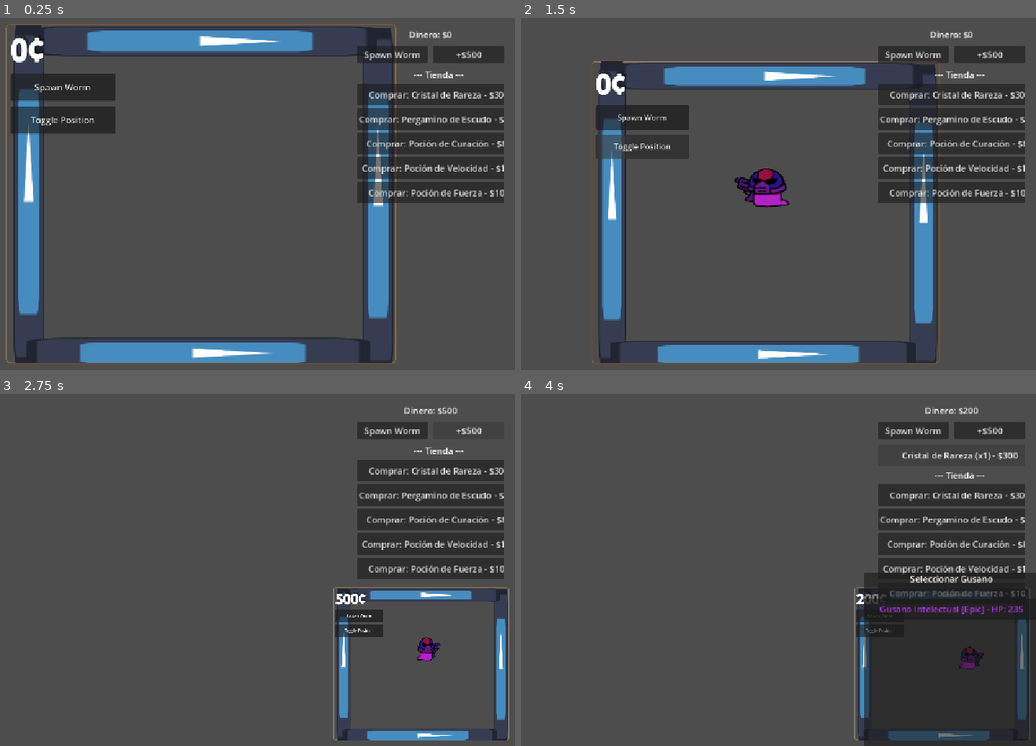
Above: before the commit, frames 1-4 (two rows, left to right).
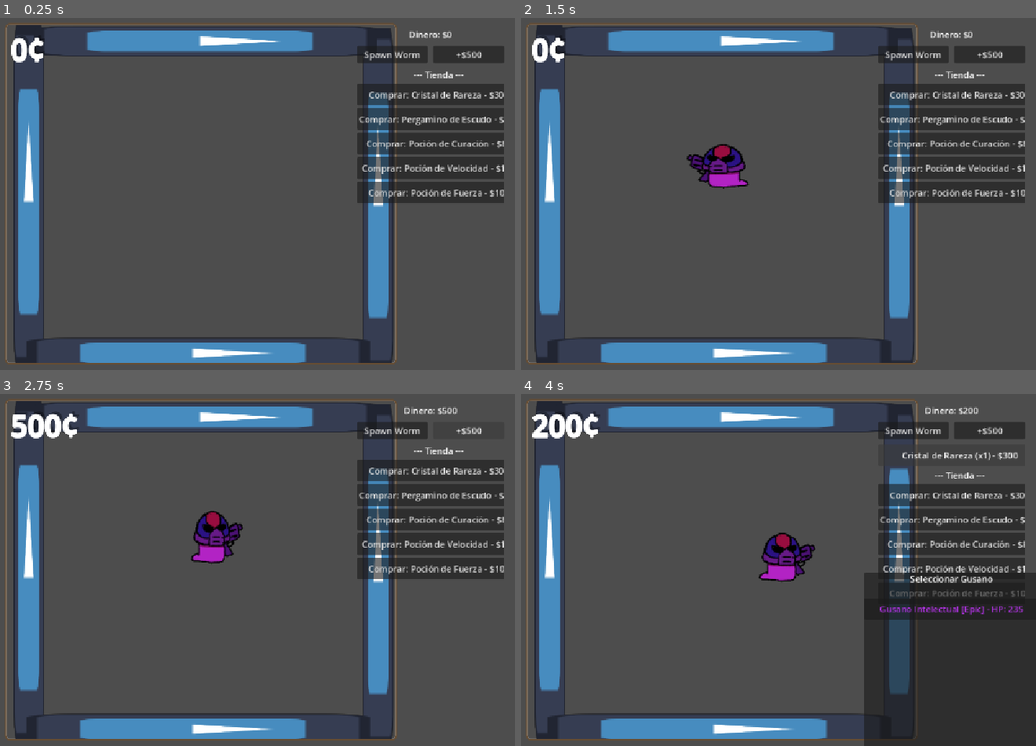
Above: after the commit, the same moments.

Repository: KingPandX/gusanos
Game: Godot game, scene res://main_screen/game_screen.tscn
The game is run twice, just before and just after one commit, with the same random seed, the same clock (stepped at 60 frames per second) and the same inputs. The engine's default icon, where the game draws it, is replaced by a stand-in: a white triangle on a blue panel in a dark square.
Inputs (mouse positions are in pixels of both pictures, inside the frame that each line leads up to):
- Up to frame 1 (0.25 s): no input
- Up to frame 2 (1.5 s): click "Spawn Worm" at 0.5 s; click (582, 120) at 1.25 s, where only the run before the commit has a clickable "Toggle Position"
- Up to frame 3 (2.75 s): click "+$500" at 2 s
- Up to frame 4 (4 s): click "Comprar: Cristal de Rareza - …" at 2.75 s; click "Cristal de Rareza (x1) - $300" at 3.5 s

The runs differ from the first frame. In frame 1, 3.0% of the frame differs, in the area x 2-23%, y 15-34%; in frame 2, 25%, in the area x 1-82%, y 1-99%; in frame 3, 19%; in frame 4, 16%.

Commit message:
fix: remove combat buttons and fix spawn from test panel
- Remove SpawnButton and TogglePositionButton from combat.tscn
- Add combat_spawner to group for test panel to find it
- Spawn now works from test panel

Diff:
--- a/main_screen/combat.tscn
+++ b/main_screen/combat.tscn
@@ -70,25 +70,8 @@
 
 [node name="UI" type="CanvasLayer" parent="." unique_id=1586780899]
 
-[node name="SpawnButton" type="Button" parent="UI" unique_id=530695295]
-offset_left = 8.0
-offset_top = 90.0
-offset_right = 200.0
-offset_bottom = 140.0
-text = "Spawn Worm"
-
-[node name="TogglePositionButton" type="Button" parent="UI"]
-offset_left = 8.0
-offset_top = 150.0
-offset_right = 200.0
-offset_bottom = 200.0
-text = "Toggle Position"
-
 [node name="SpawnMin" type="Marker2D" parent="." unique_id=364509012]
 position = Vector2(85, 80)
 
 [node name="SpawnMax" type="Marker2D" parent="." unique_id=436850966]
 position = Vector2(634, 562)
-
-[connection signal="pressed" from="UI/SpawnButton" to="." method="spawn_worm"]
-[connection signal="pressed" from="UI/TogglePositionButton" to="." method="_on_toggle_position_pressed"]
--- a/main_screen/combat_spawner.gd
+++ b/main_screen/combat_spawner.gd
@@ -8,6 +8,7 @@
 var worm_scene : PackedScene
 
 func _ready() -> void:
+	add_to_group("combat_spawner")
 	worm_scene = load("res://worms/worm.tscn")
 
 func _on_toggle_position_pressed() -> void:
